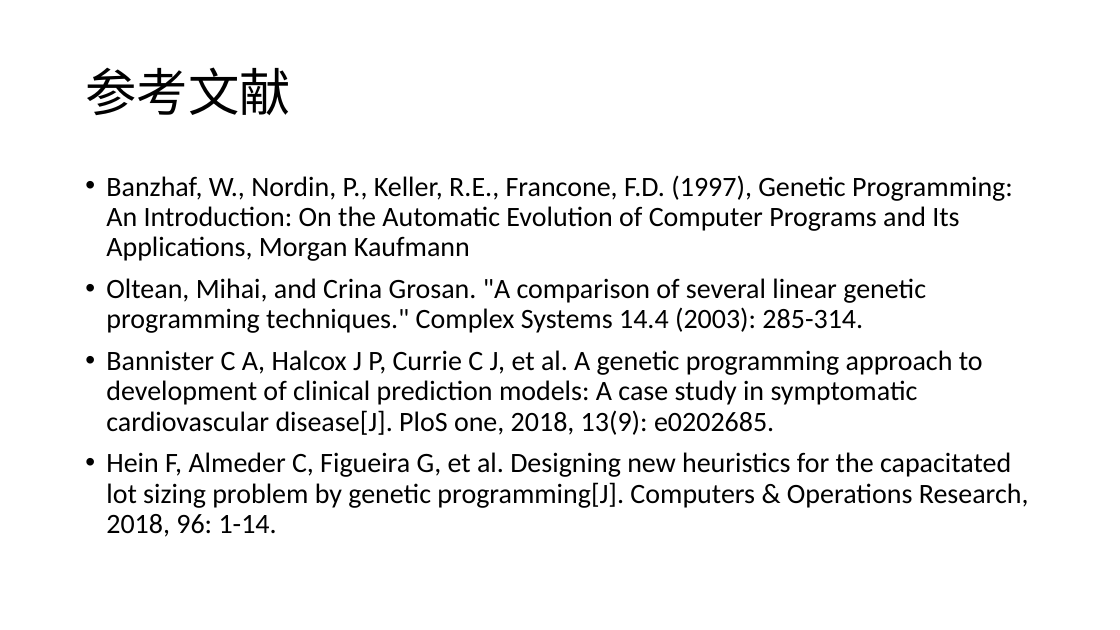
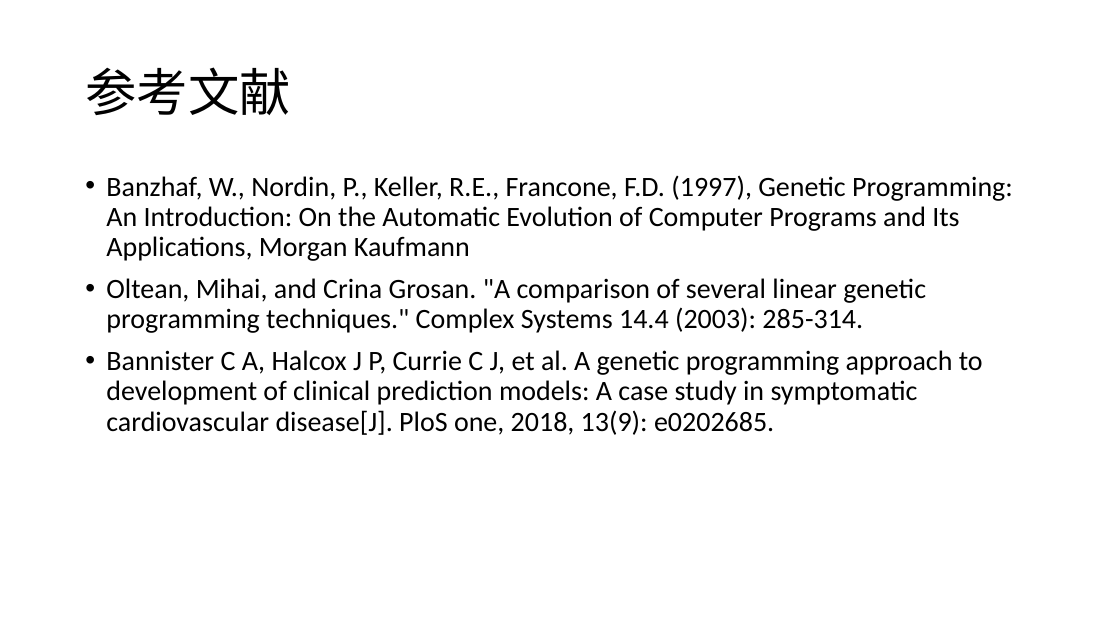
Before and after one commit to likaihz/EAS, a slide deck: slide 6 of dongjianzhou/slide.pptx. Drawn at 1120x630 pixels with LibreOffice and Linux fonts; fonts in the diff are those of the drawing. Boxes give left, top, right and bottom in pixels: in the first picture for what was removed or moved away, otherwise in the second. Text is boxed around its words. In the diff, an @@ line names an element or a change of style, - is before the commit and + after.

```diff
--- a/dongjianzhou/slide.pptx
+++ b/dongjianzhou/slide.pptx
@@ text at (x1=106, y1=452, x2=1029, y2=537): paragraph removed @@
-• Hein F, Almeder C, Figueira G, et al. Designing new heuristics for the capacitated lot sizing problem by genetic programming[J]. Computers & Operations Research, 2018, 96: 1-14.
```
Also in this commit, not shown: 5 slides added.
